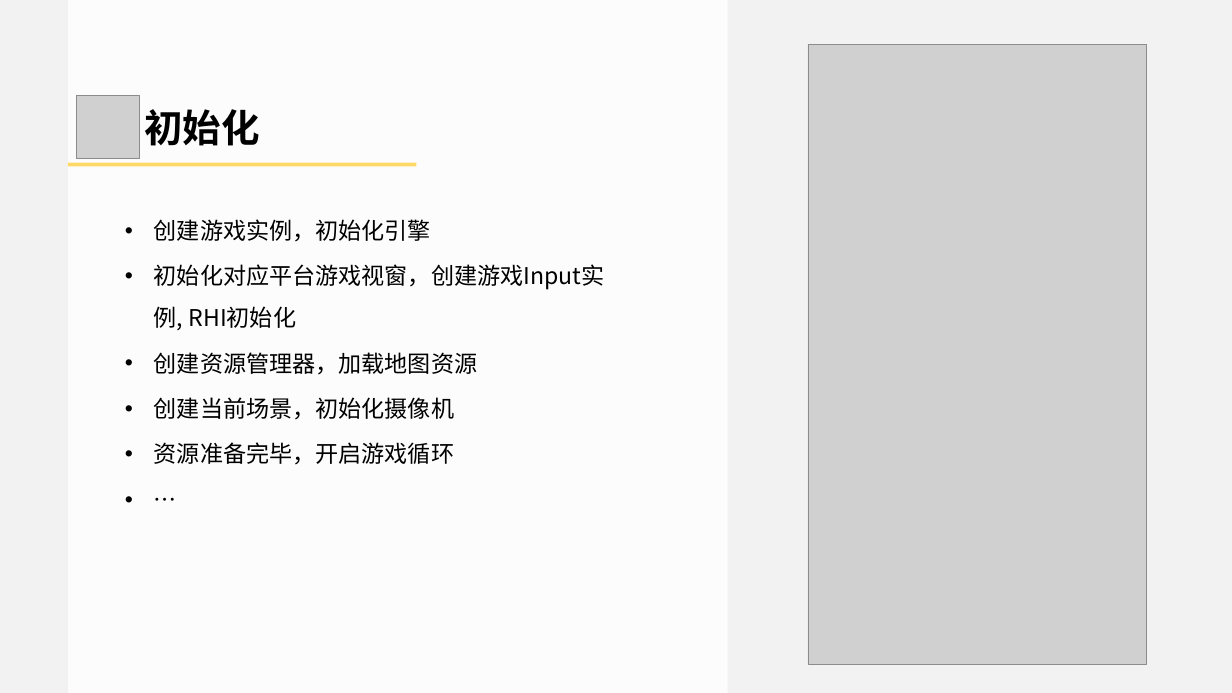
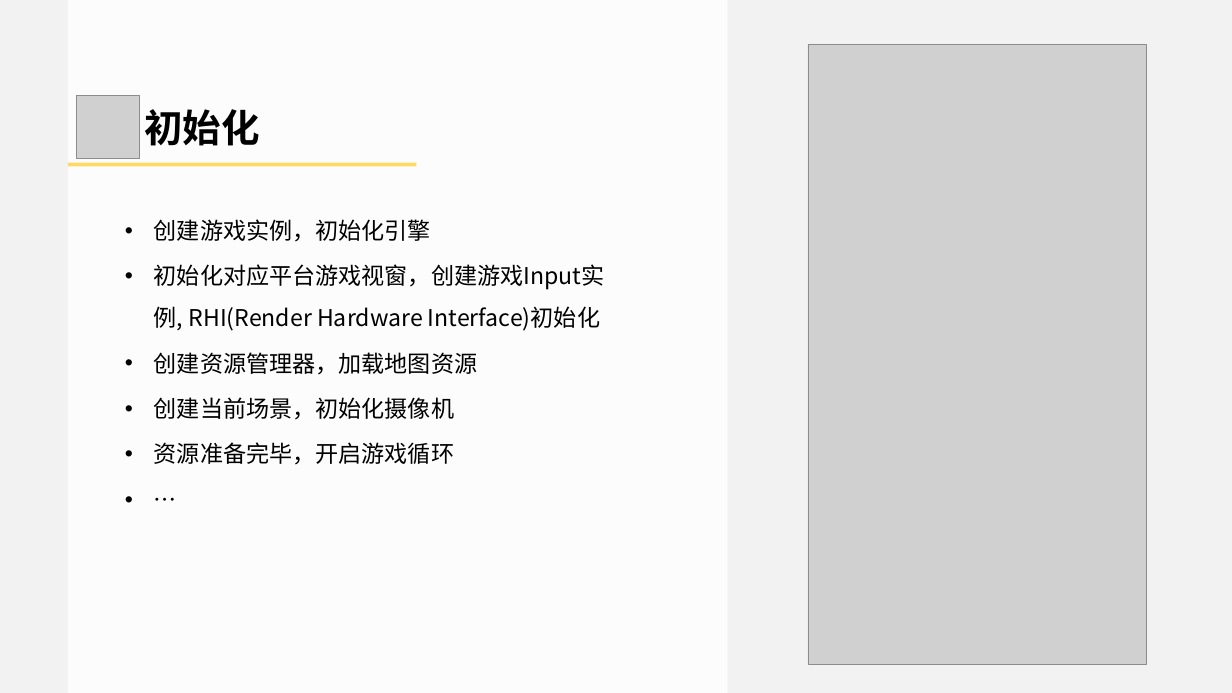
Before and after one commit to doomlover/KSGameEngineTutorials, a slide deck: slide 9 of PPTs/04.引擎基础概念与底层实用系统.pptx. Drawn at 1232x693 pixels with LibreOffice and Linux fonts; fonts in the diff are those of the drawing; grey boxes stand for pictures. Boxes give left, top, right and bottom in pixels: in the first picture for what was removed or moved away, otherwise in the second. Text is boxed around its words. In the diff, an @@ line names an element or a change of style, - is before the commit and + after.

```diff
--- a/PPTs/04.引擎基础概念与底层实用系统.pptx
+++ b/PPTs/04.引擎基础概念与底层实用系统.pptx
@@ text at (x1=154, y1=264, x2=605, y2=331): text changed @@
-• 初始化对应平台游戏视窗，创建游戏Input实例, RHI初始化
+• 初始化对应平台游戏视窗，创建游戏Input实例, RHI(Render Hardware Interface)初始化
```
Also in this commit, not shown: 10 other slides changed.
